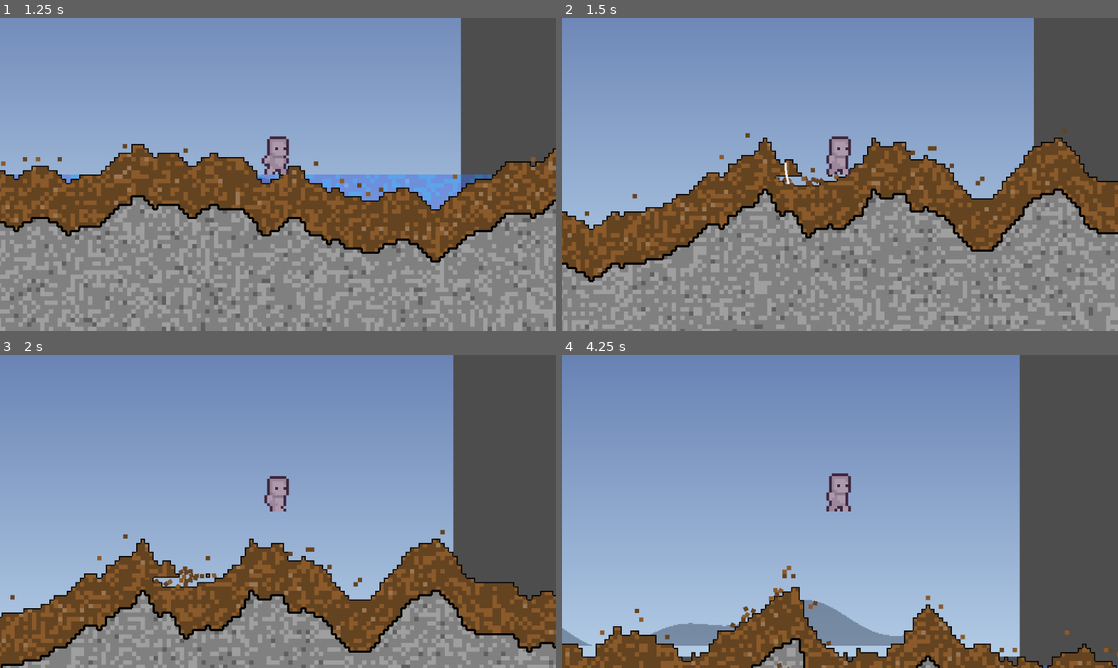
Above: before the commit, frames 1-4 (two rows, left to right).
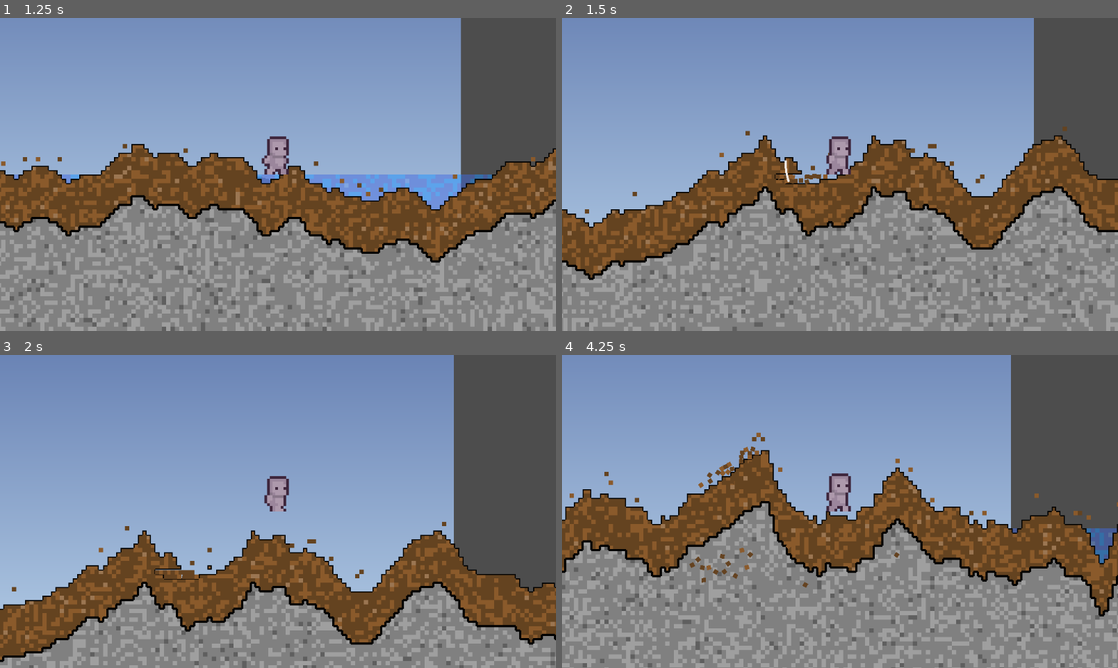
Above: after the commit, the same moments.

Repository: MessrsBrightside/pixel-mixel
Game: Godot game, scene res://scenes/main.tscn
Same seed, same stepped clock (60 frames per second), same inputs: the game is played once before the commit and once after it.
Inputs (mouse positions are in pixels of both pictures, inside the frame that each line leads up to):
- Up to frame 1 (1.25 s): tap Enter (ui_accept) at 0.5, 0.77 s; move the mouse to (400, 158) at 0.52 s; hold Right (ui_right) from 0.53 s (still down); tap 1 at 0.6 s; click (400, 158) at 0.67 s
- Up to frame 2 (1.5 s): keep holding Right (ui_right); move the mouse to (728, 190) at 1.27 s; tap 2 at 1.35 s; click (728, 190) at 1.42 s
- Up to frame 3 (2 s): keep holding Right (ui_right); tap Enter (ui_accept) at 1.52 s
- Up to frame 4 (4.25 s): move the mouse to (895, 442) at 2.02 s; release Right (ui_right) at 2.03 s; hold Left (ui_left) 2.03-2.78 s; tap 3 at 2.1 s; click (895, 442) at 2.17 s; move the mouse to (812, 574) at 2.77 s; hold Right (ui_right) from 2.78 s (still down); tap 4 at 2.85 s; click (812, 574) at 2.92 s; tap Enter (ui_accept) at 3.02, 3.77 s; move the mouse to (1006, 558) at 3.52 s; tap 5 at 3.6 s; click (1006, 558) at 3.67 s

Frame 1 is identical in both runs. In frame 2, 13% of the frame differs, in the area x 0-100%, y 34-100%; in frame 3, 18%; in frame 4, 53%, in the area x 0-100%, y 0-100%.

Commit message:
Fix attack lag: rebuild only affected collision region + dirty-render attack area

Diff:
--- a/scenes/main.gd
+++ b/scenes/main.gd
@@ -138,10 +138,17 @@
 	return defs
 
 
-func _on_player_attacked() -> void:
-	# Rebuild collision and re-render the dirty area
-	_terrain_collision.build_all()
-	_renderer.render()
+func _on_player_attacked(attack_pos: Vector2) -> void:
+	# Only rebuild the region around the attack, not the whole world
+	var chunk_pos := Vector2i(int(attack_pos.x) / 4, int(attack_pos.y) / 4)
+	var region := Vector2i(chunk_pos.x / 32, chunk_pos.y / 32)
+	# Rebuild this region and neighbors (attack may span boundary)
+	for ry in range(region.y - 1, region.y + 2):
+		for rx in range(region.x - 1, region.x + 2):
+			_terrain_collision.rebuild_region(Vector2i(rx, ry))
+	# Re-render only the dirty area
+	var dirty := Rect2i(chunk_pos - Vector2i(20, 20), Vector2i(40, 40))
+	_renderer.mark_dirty_region(dirty)
 
 
 func _build_terrain_collision() -> void:
--- a/scripts/player.gd
+++ b/scripts/player.gd
@@ -8,7 +8,7 @@
 const GRAVITY := 600.0
 const JUMP_VELOCITY := -250.0
 
-signal attacked
+signal attacked(attack_pos: Vector2)
 
 var chunk_grid: ChunkGrid
 var terrain_defs: Array[TerrainDef]
@@ -80,7 +80,7 @@
 		_blade.spawn_parent = get_parent()
 		_blade.execute(chunk_grid, origin, dir, 3.0, terrain_defs)
 		_show_slash(dir)
-		attacked.emit()
+		attacked.emit(origin)
 
 
 func _show_slash(dir: Vector2) -> void:
